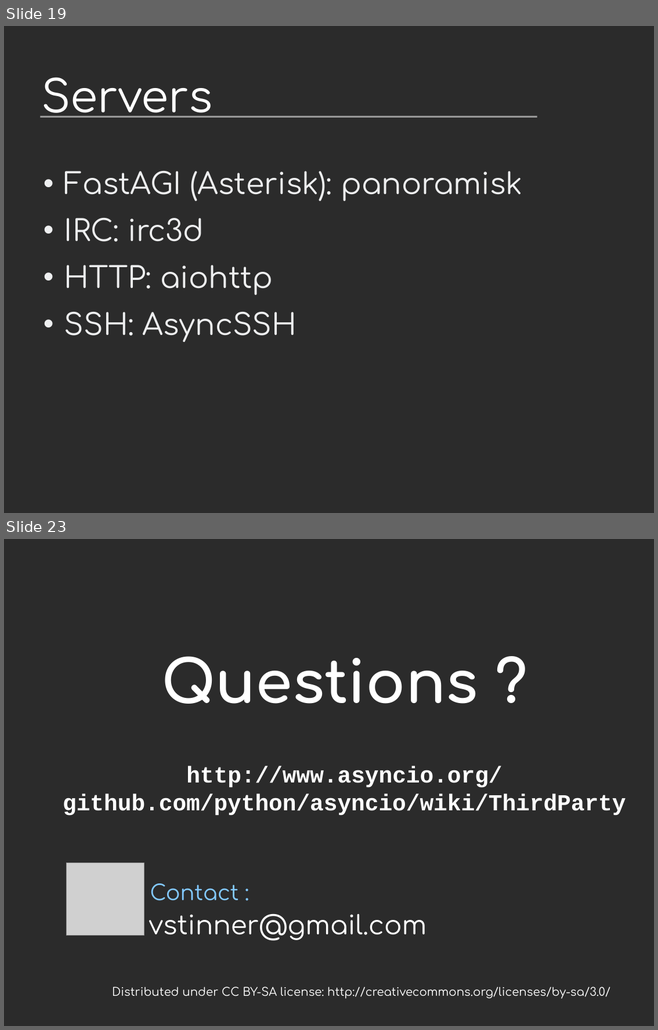
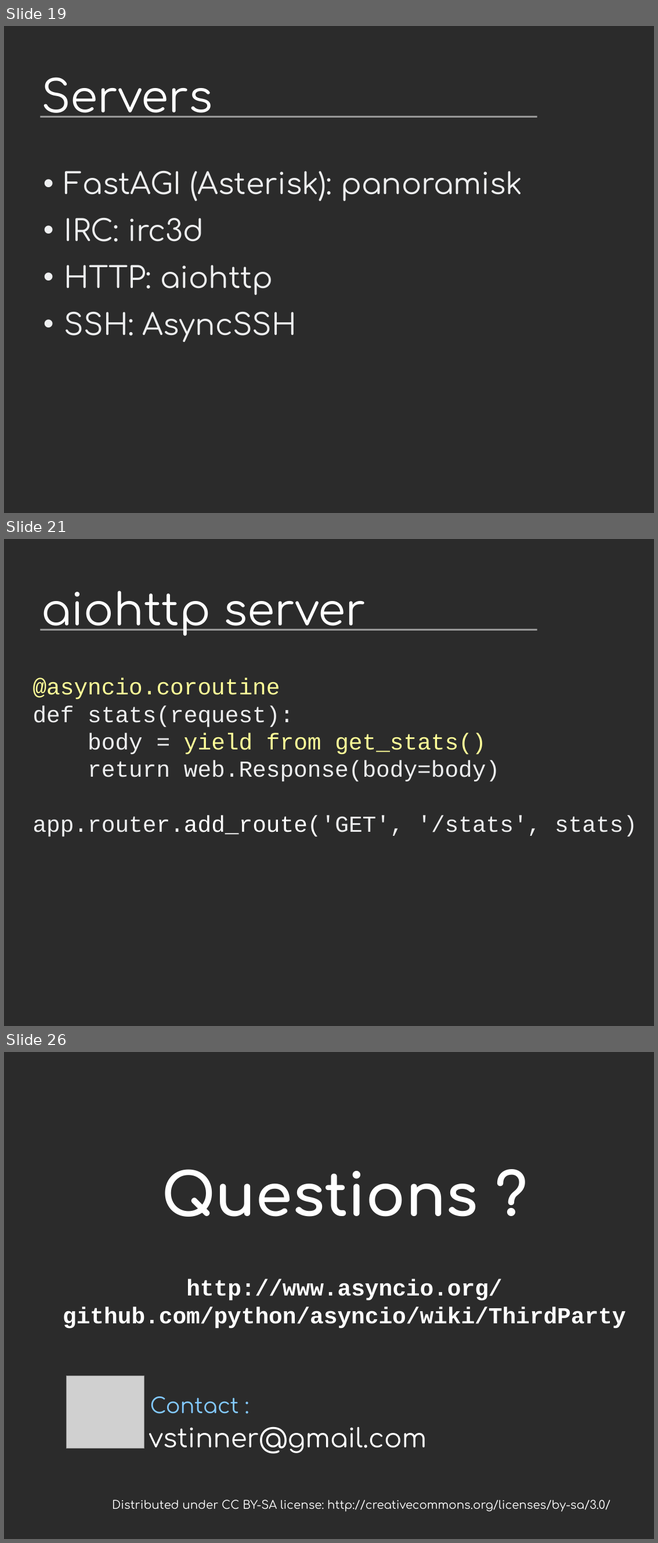
Before and after one commit to vstinner/talks, a slide deck: 2015-EuroPython-Bilbao/asyncio-community.odp. Shown one above the other, each under a label of ours: slides 19 and 23 before the commit, slides 19, 21 and 26 after it; the slides between them are not shown. The pictures are 658x1030 and 658x1543 pixels, drawn with LibreOffice and Linux fonts; fonts in the diff are those of the drawing; grey boxes stand for pictures; background and template pictures are left out; a plain dark background stands for a picture behind light text. Boxes give left, top, right and bottom in pixels: in the first picture for what was removed or moved away, otherwise in the second. Text is boxed around its words. In the diff, an @@ line names an element or a change of style, - is before the commit and + after.

```diff
--- a/2015-EuroPython-Bilbao/asyncio-community.odp
+++ b/2015-EuroPython-Bilbao/asyncio-community.odp
@@ slide 21 added at (4,539,654,1026), background picture (left out); not listed: 1 template element that a slide beside it also shows @@
@@ title added at (41,591,365,636), 54 pt, text #FFFFFF @@
+aiohttp server
@@ text added at (33,678,637,837), 28 pt, text #EEEFF0 @@
+@asyncio.coroutine
+def stats(request):
+body = yield from get_stats()
+return web.Response(body=body)
+app.router.add_route('GET', '/stats', stats)
@@ what was slide 23 is now slide 26 @@
```
Also in this commit, not shown: 6 slides changed, 2 other slides added, 3 other files.
